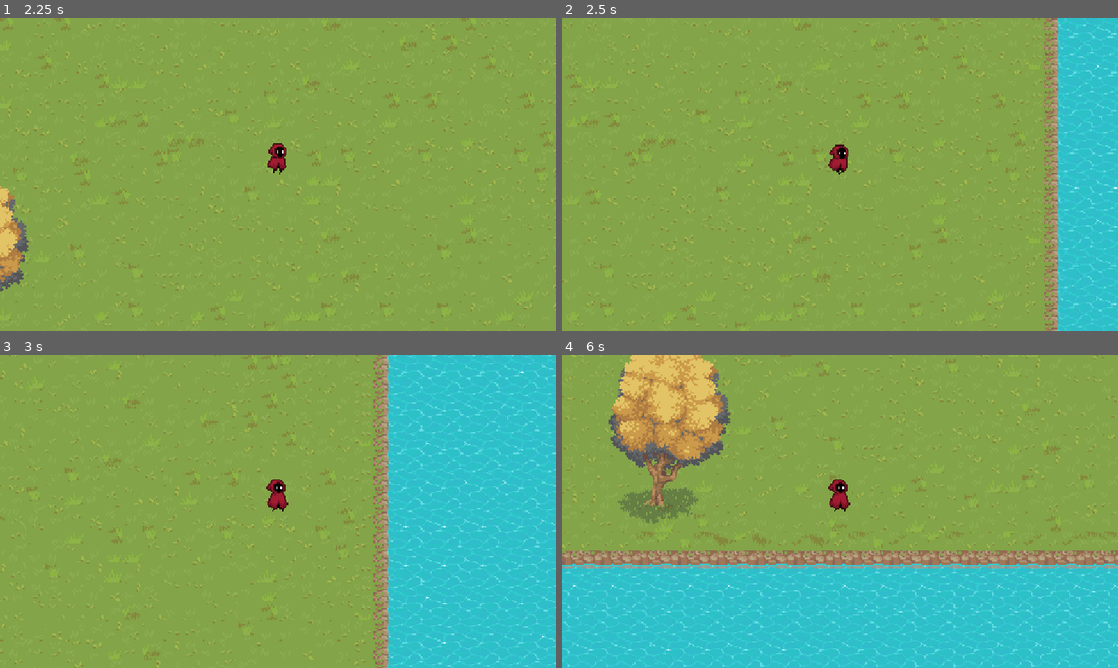
Above: before the commit, frames 1-4 (two rows, left to right).
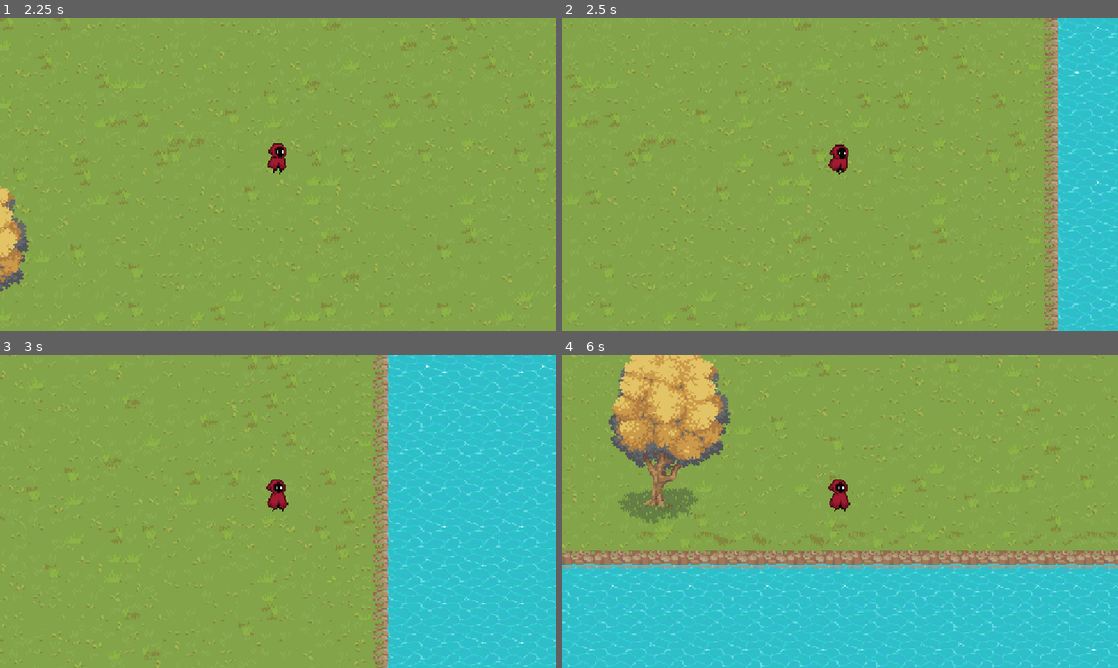
Above: after the commit, the same moments.

Repository: nxtdv/projectb_godot
Game: Godot game, scene res://scenes/intro.tscn
Two runs of this game, one before a commit and one after it. Both use one fixed random seed, a clock stepped at 60 frames per second and the inputs below.
Inputs:
- Up to frame 1 (2.25 s): hold D (Right) 0.53-1.28 s; hold Shift (Sprint) 0.53-1.28 s; hold S (Down) 1.28-2.03 s; tap Shift (Sprint) at 1.35 s; hold D (Right) from 2.03 s (still down); hold Shift (Sprint) from 2.03 s (still down)
- Up to frame 2 (2.5 s): keep holding D (Right); keep holding Shift (Sprint)
- Up to frame 3 (3 s): release D (Right) at 2.78 s; release Shift (Sprint) at 2.78 s; hold W (Up) from 2.78 s (still down); tap Shift (Sprint) at 2.85 s
- Up to frame 4 (6 s): release W (Up) at 3.53 s; hold Shift (Sprint) 3.53-4.28 s; hold A (Left) 3.53-5.03 s; tap Shift (Sprint) at 4.35, 5.85 s; hold S (Down) 5.03-5.78 s; hold Shift (Sprint) 5.03-5.78 s; hold D (Right) from 5.78 s (still down)

Frame 1 is identical in both runs. In frame 2, 0.3% of the frame differs, in the area x 89-100%, y 2-100%; in frame 3, 0.7%; in frame 4, 0.8%, in the area x 0-100%, y 69-100%.

Commit message:
feat(player): add attack animation and adjust collision visibility
- introduced "attack" animation resource to enhance player actions
- set CollisionShape2D visibility to false for better initial state configuration

Diff:
--- a/scenes/player.tscn
+++ b/scenes/player.tscn
@@ -73,9 +73,27 @@
 "values": [16, 16, 16, 17, 17, 18, 18, 19, 19, 16, 16, 17, 17, 18, 18, 19, 19]
 }
 
+[sub_resource type="Animation" id="Animation_tuyoq"]
+resource_name = "attack"
+length = 0.8
+loop_mode = 1
+tracks/0/type = "value"
+tracks/0/imported = false
+tracks/0/enabled = true
+tracks/0/path = NodePath("Sprite2D:frame")
+tracks/0/interp = 1
+tracks/0/loop_wrap = true
+tracks/0/keys = {
+"times": PackedFloat32Array(0, 0.1, 0.2, 0.3, 0.4, 0.5, 0.6, 0.7),
+"transitions": PackedFloat32Array(1, 1, 1, 1, 1, 1, 1, 1),
+"update": 1,
+"values": [64, 65, 66, 67, 68, 69, 70, 71]
+}
+
 [sub_resource type="AnimationLibrary" id="AnimationLibrary_dqkch"]
 _data = {
 &"RESET": SubResource("Animation_qhqgy"),
+&"attack": SubResource("Animation_tuyoq"),
 &"idle": SubResource("Animation_g2els"),
 &"sprint": SubResource("Animation_qlg0r"),
 &"walk": SubResource("Animation_dqkch")
@@ -92,6 +110,7 @@
 frame = 1
 
 [node name="CollisionShape2D" type="CollisionShape2D" parent="."]
+visible = false
 position = Vector2(0, -15)
 shape = SubResource("CapsuleShape2D_3vyb7")
 
Not shown: 1 places in scenes/player.tscn that only renumber resources
